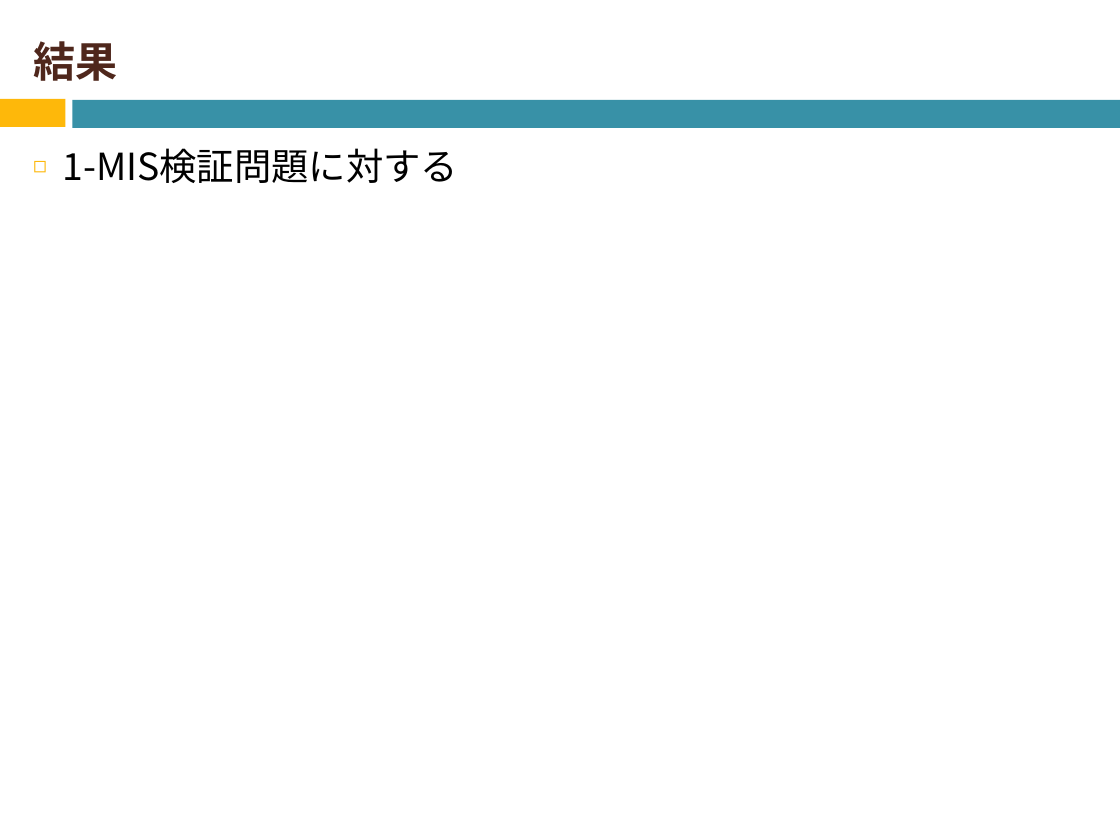
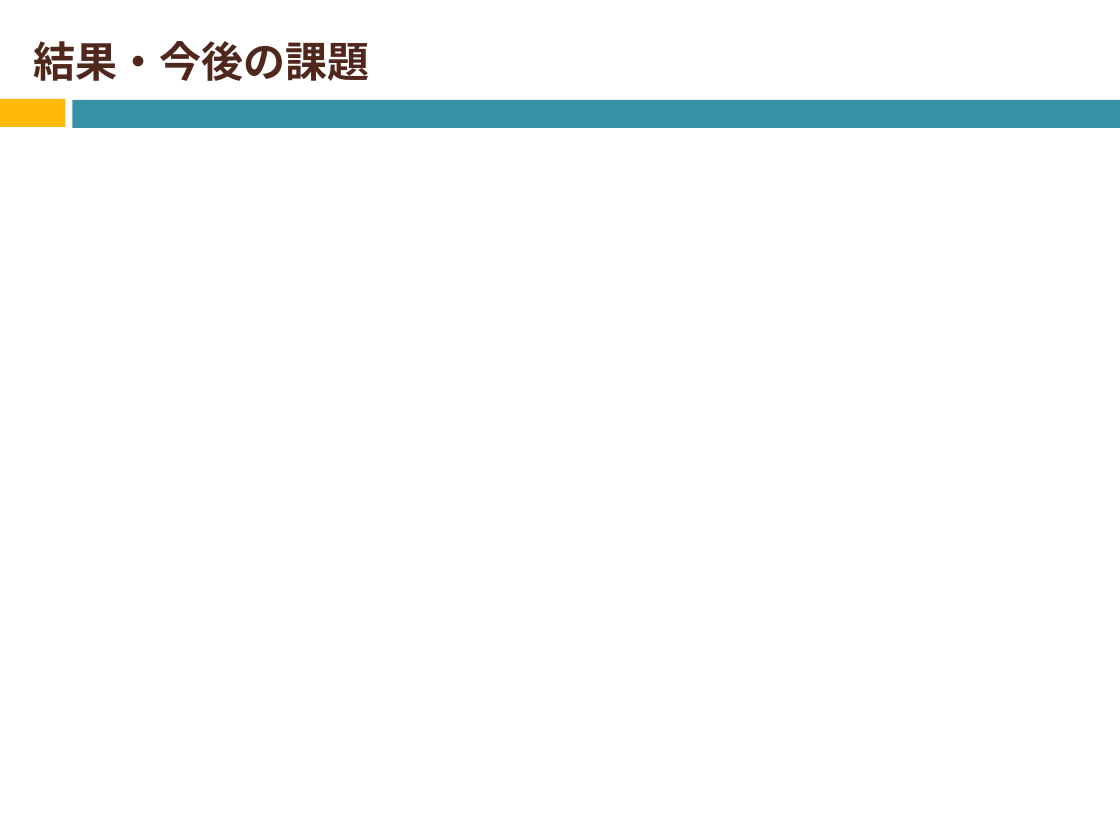
Before and after one commit to Izulabo-nitech/Distributed_Complexity_of_k-Maximal_Independent_Set_Verification, a slide deck: slide 15 of chukan/chukan2020_sato.pptx. Drawn at 1120x840 pixels with LibreOffice and Linux fonts; fonts in the diff are those of the drawing; grey boxes stand for pictures. Boxes give left, top, right and bottom in pixels: in the first picture for what was removed or moved away, otherwise in the second. Text is boxed around its words. In the diff, an @@ line names an element or a change of style, - is before the commit and + after.

```diff
--- a/chukan/chukan2020_sato.pptx
+++ b/chukan/chukan2020_sato.pptx
@@ title at (33, 41, 369, 81): text changed @@
-結果
+結果・今後の課題
@@ text removed at (62, 148, 458, 183) @@
-◻ 1-MIS検証問題に対する
```
Also in this commit, not shown: 7 other slides changed, 5 slides added, 4 slides removed.
